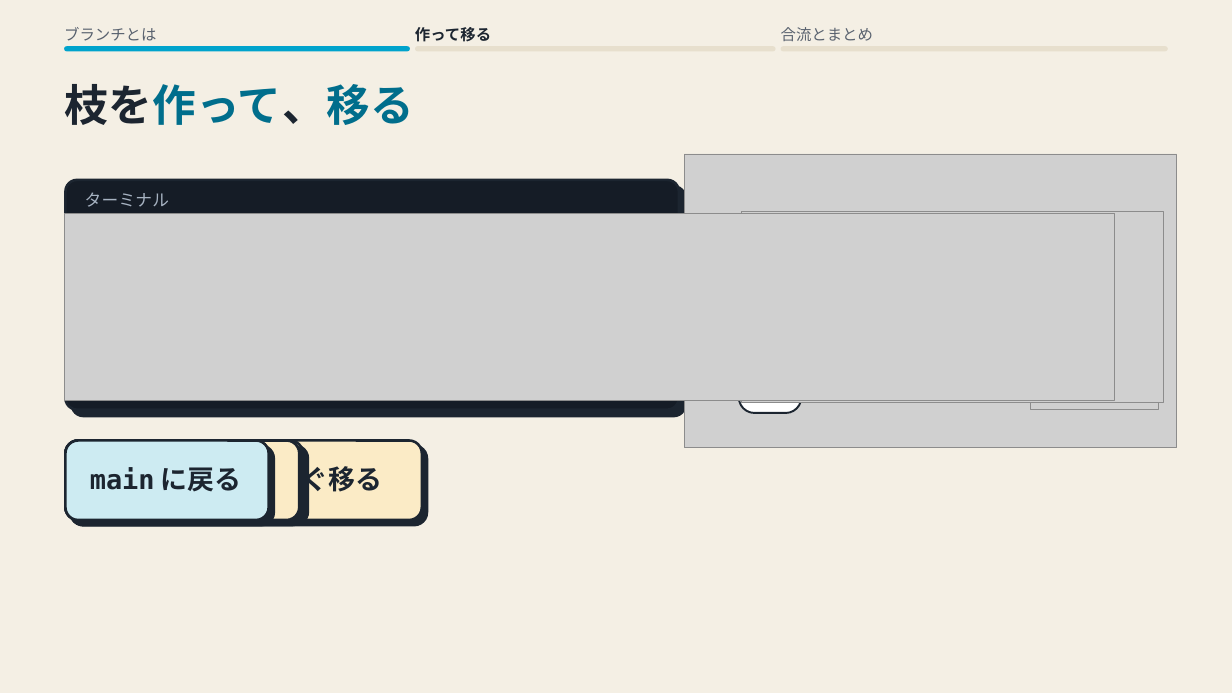
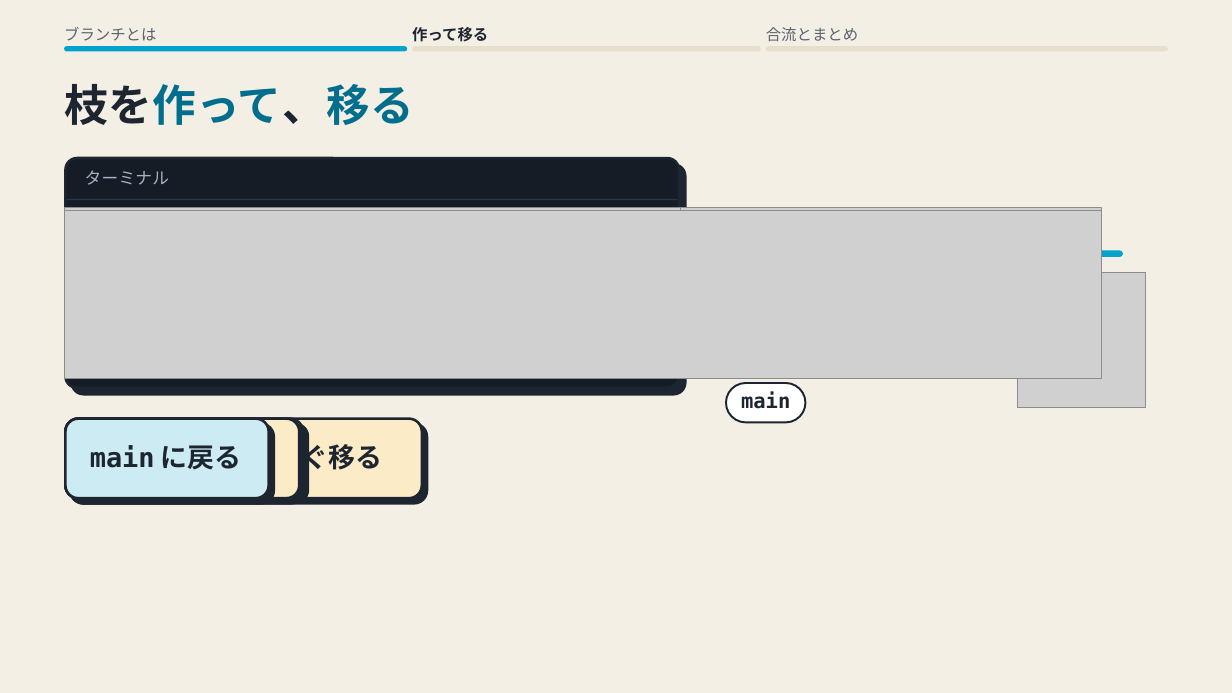
Before and after one commit to yukihito-jokyu/context, a slide deck: slide 2 of docs/artifacts/skills/motion-deck/git-branch.pptx. Drawn at 1232x693 pixels with LibreOffice and Linux fonts; fonts in the diff are those of the drawing; grey boxes stand for pictures. Boxes give left, top, right and bottom in pixels: in the first picture for what was removed or moved away, otherwise in the second. Text is boxed around its words. In the diff, an @@ line names an element or a change of style, - is before the commit and + after.

```diff
--- a/docs/artifacts/skills/motion-deck/git-branch.pptx
+++ b/docs/artifacts/skills/motion-deck/git-branch.pptx
@@ text "合流とまとめ": place and size @@
-text "合流とまとめ" at <box>781,27,873,41</box>
+text "合流とまとめ" at <box>766,27,858,41</box>
@@ rounded rectangle: place and size @@
-rounded rectangle at <box>415,46,775,52</box>
+rounded rectangle at <box>412,46,761,52</box>
@@ rounded rectangle: place and size @@
-rounded rectangle at <box>781,46,1168,52</box>
+rounded rectangle at <box>766,46,1168,52</box>
@@ picture removed at <box>684,154,1177,448</box> @@
@@ picture: place and size @@
-picture at <box>64,213,1115,401</box>
+picture at <box>64,208,1102,374</box>
@@ rectangle added at <box>67,199,677,200</box>, fill #2C3746 @@
@@ picture: place and size @@
-picture at <box>64,213,1115,396</box>
+picture at <box>64,211,1102,379</box>
@@ picture removed at <box>742,212,1165,403</box> @@
@@ rounded rectangle added at <box>783,250,1123,257</box>, fill #00A3CC @@
@@ picture: place and size @@
-picture at <box>1031,274,1159,410</box>
+picture at <box>1018,272,1146,408</box>
@@ rounded rectangle: place and size @@
-rounded rectangle at <box>739,382,802,413</box>
+rounded rectangle at <box>726,384,806,423</box>
@@ rounded rectangle added at <box>726,360,1124,366</box>, fill #1C2530 @@
@@ text "main": place and size @@
-text "main" at <box>750,400,790,406</box>
+text "main" at <box>741,392,790,409</box>
@@ text "main" at <box>741,392,790,409</box>: size 13 to 16 pt @@
@@ 5 rounded rectangles, 4 texts, 1 picture: place and size @@
-5 rounded rectangles, 4 texts, 1 picture at <box>64,180,680,520</box>
+5 rounded rectangles, 4 texts, 1 picture at <box>64,158,680,498</box>
```
Also in this commit, not shown: 3 other slides changed, 13 other files.
